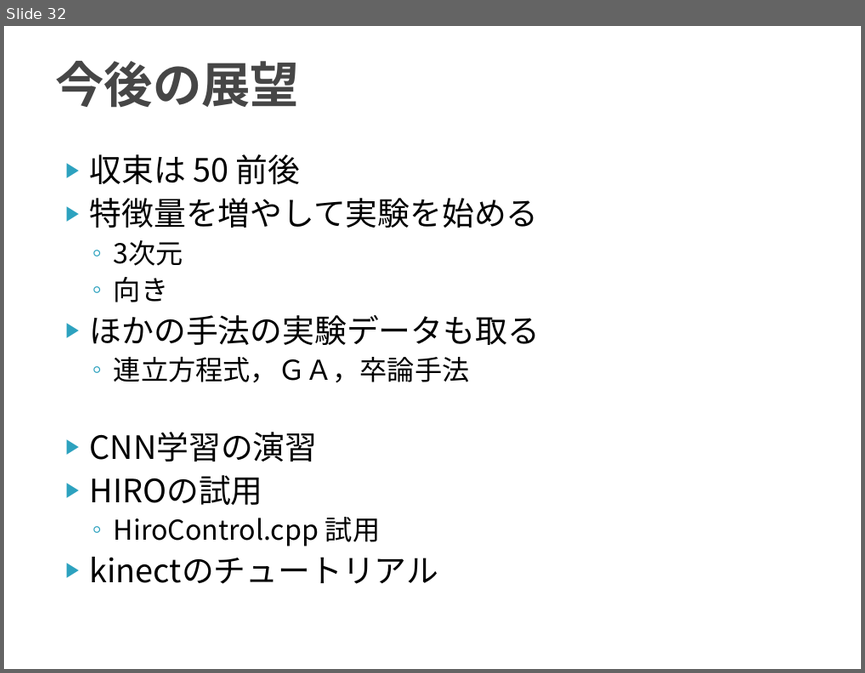
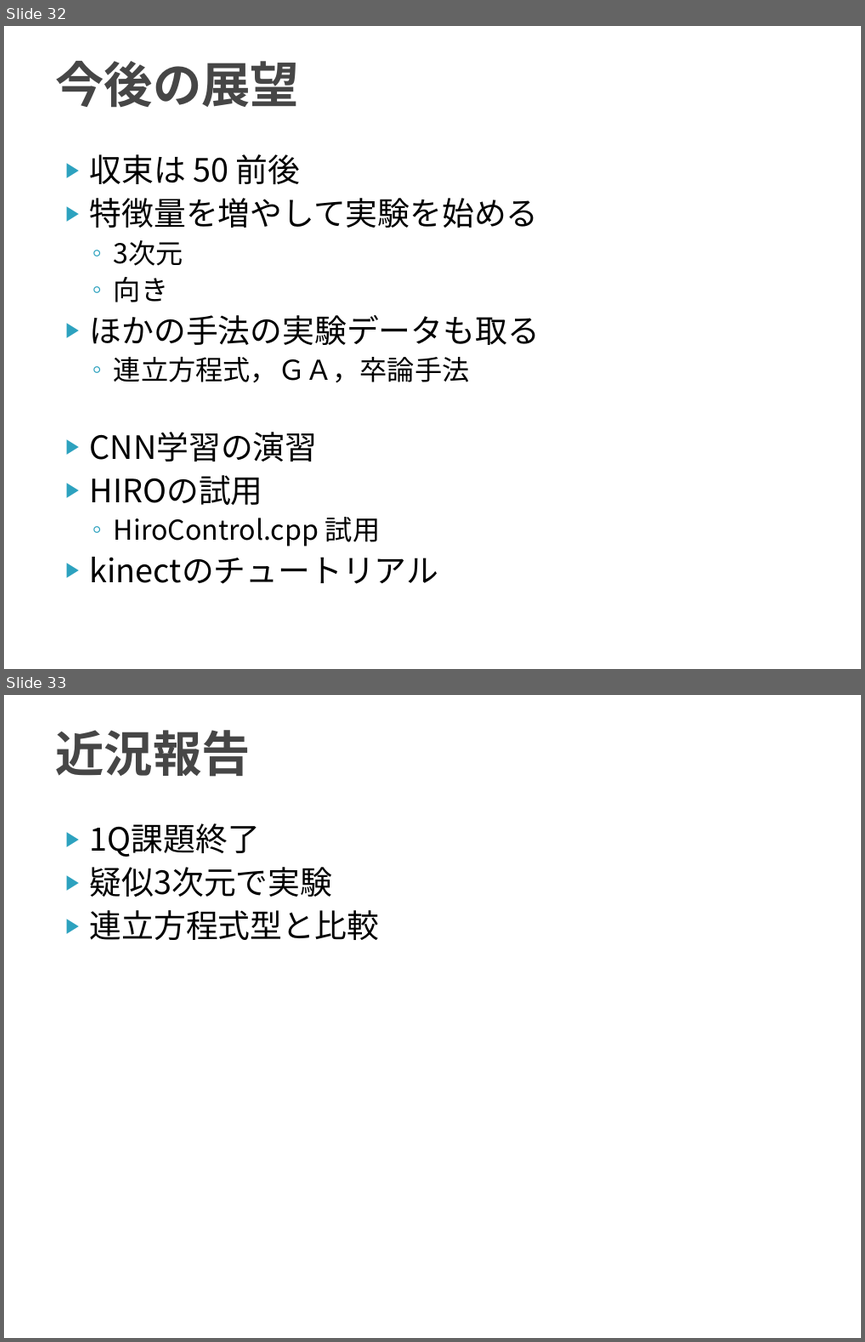
Before and after one commit to TetsuyaKomota/GitforEclipseTest, a slide deck: IntentionLearning_v2/slide/discussion2016.pptx. Shown one above the other, each under a label of ours: slide 32 before the commit, slides 32 and 33 after it. The pictures are 865x673 and 865x1342 pixels, drawn with LibreOffice and Linux fonts; fonts in the diff are those of the drawing. Boxes give left, top, right and bottom in pixels: in the first picture for what was removed or moved away, otherwise in the second. Text is boxed around its words. In the diff, an @@ line names an element or a change of style, - is before the commit and + after.

```diff
--- a/IntentionLearning_v2/slide/discussion2016.pptx
+++ b/IntentionLearning_v2/slide/discussion2016.pptx
@@ slide 33 added at (4,695,861,1338), background #FFFFFF @@
@@ title added at (55,730,250,777), 41 pt, text #464646, bold @@
+近況報告
@@ text added at (90,823,379,940), 27 pt, text #000000 @@
+▶ 1Q課題終了
+▶ 疑似3次元で実験
+▶ 連立方程式型と比較
```
Also in this commit, not shown: 3 other slides added, 6 other files.
